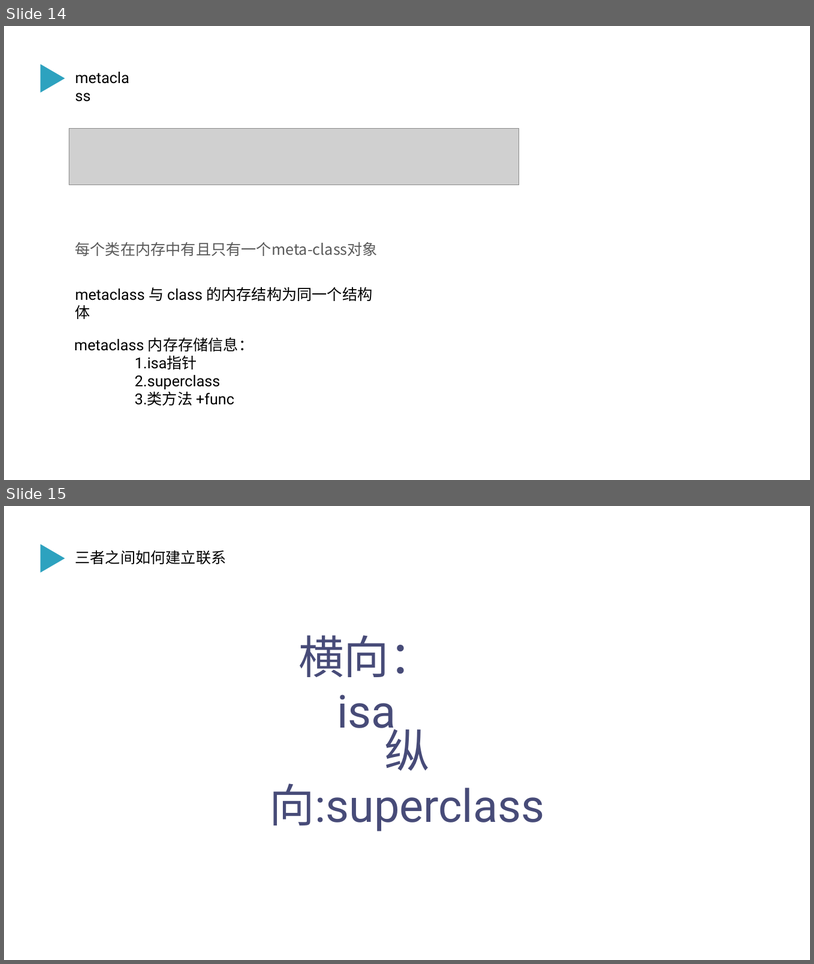
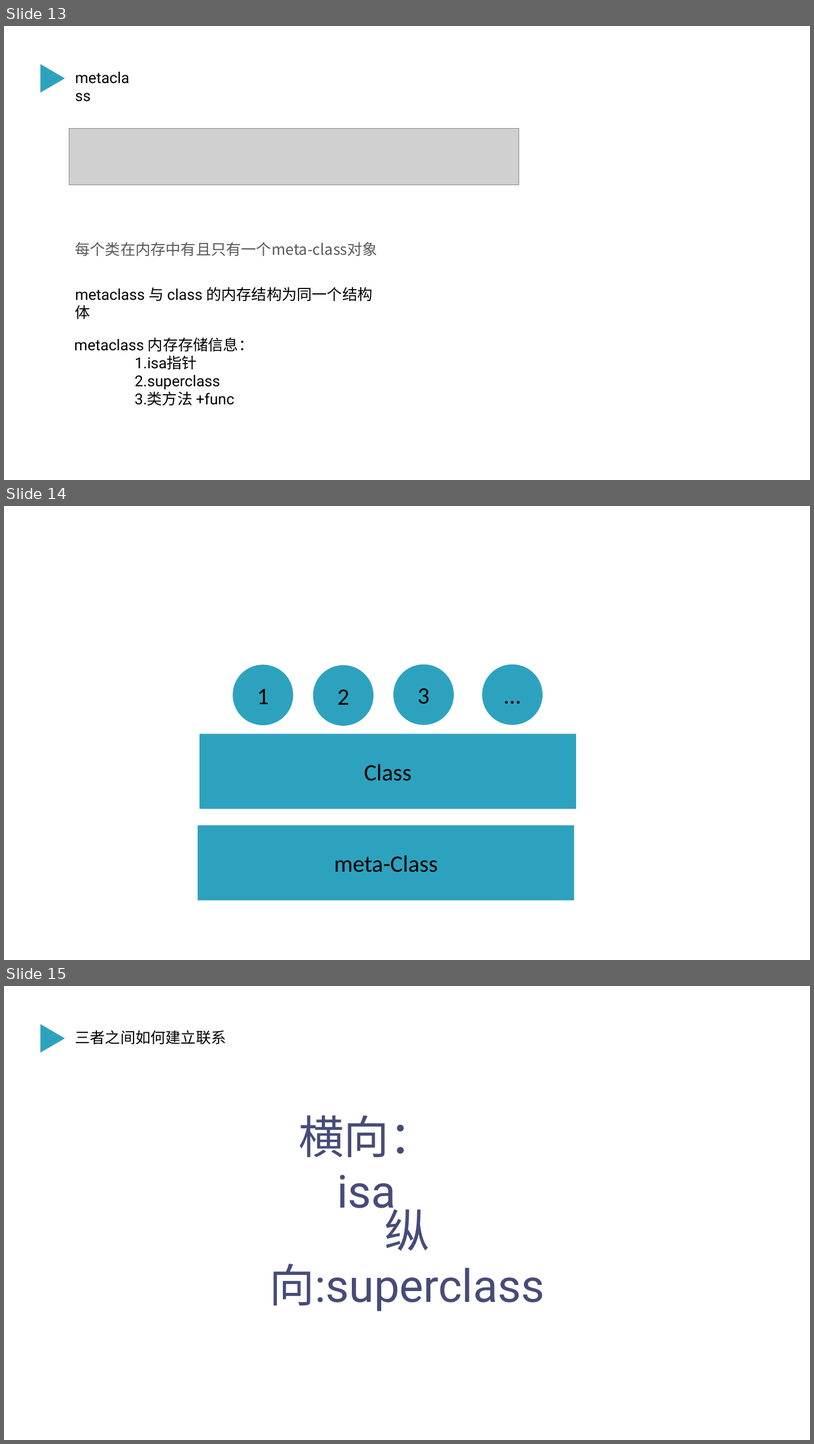
Before and after one commit to softwarefaith/iOS-Team-Share, a slide deck: 聊聊NSObject.pptx. Shown one above the other, each under a label of ours: slides 14 and 15 before the commit, slides 13, 14 and 15 after it. The pictures are 814x964 and 814x1444 pixels, drawn with LibreOffice and Linux fonts; fonts in the diff are those of the drawing; grey boxes stand for pictures. Boxes give left, top, right and bottom in pixels: in the first picture for what was removed or moved away, otherwise in the second. Text is boxed around its words. In the diff, an @@ line names an element or a change of style, - is before the commit and + after.

```diff
--- a/聊聊NSObject.pptx
+++ b/聊聊NSObject.pptx
@@ slide 14 added at bbox=[4, 506, 810, 960], background #FFFFFF @@
@@ ellipse added at bbox=[233, 664, 293, 725], fill #2DA2BF, 28 pt, text #000000 @@
+1
@@ ellipse added at bbox=[313, 665, 374, 726], fill #2DA2BF, 28 pt, text #000000 @@
+2
@@ ellipse added at bbox=[393, 664, 454, 725], fill #2DA2BF, 28 pt, text #000000 @@
+3
@@ ellipse added at bbox=[483, 664, 543, 725], fill #2DA2BF, 28 pt, text #000000 @@
+...
@@ rectangle added at bbox=[200, 733, 577, 808], fill #2DA2BF, 28 pt, text #000000 @@
+Class
@@ rectangle added at bbox=[198, 825, 575, 900], fill #2DA2BF, 28 pt, text #000000 @@
+meta-Class
@@ what was slide 14 is now slide 13 @@
```
Also in this commit, not shown: 1 slide removed, 4 other files.
